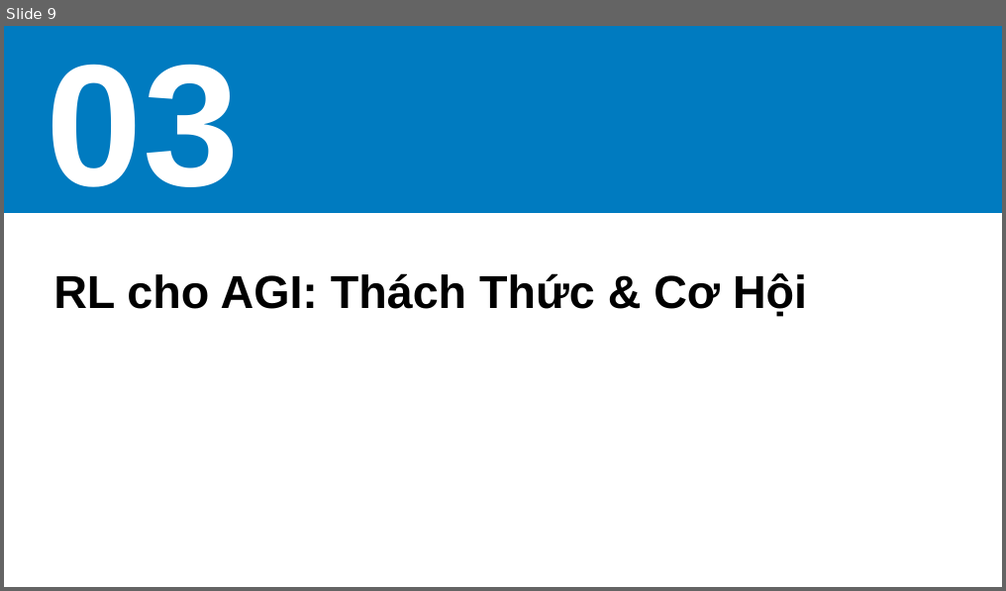
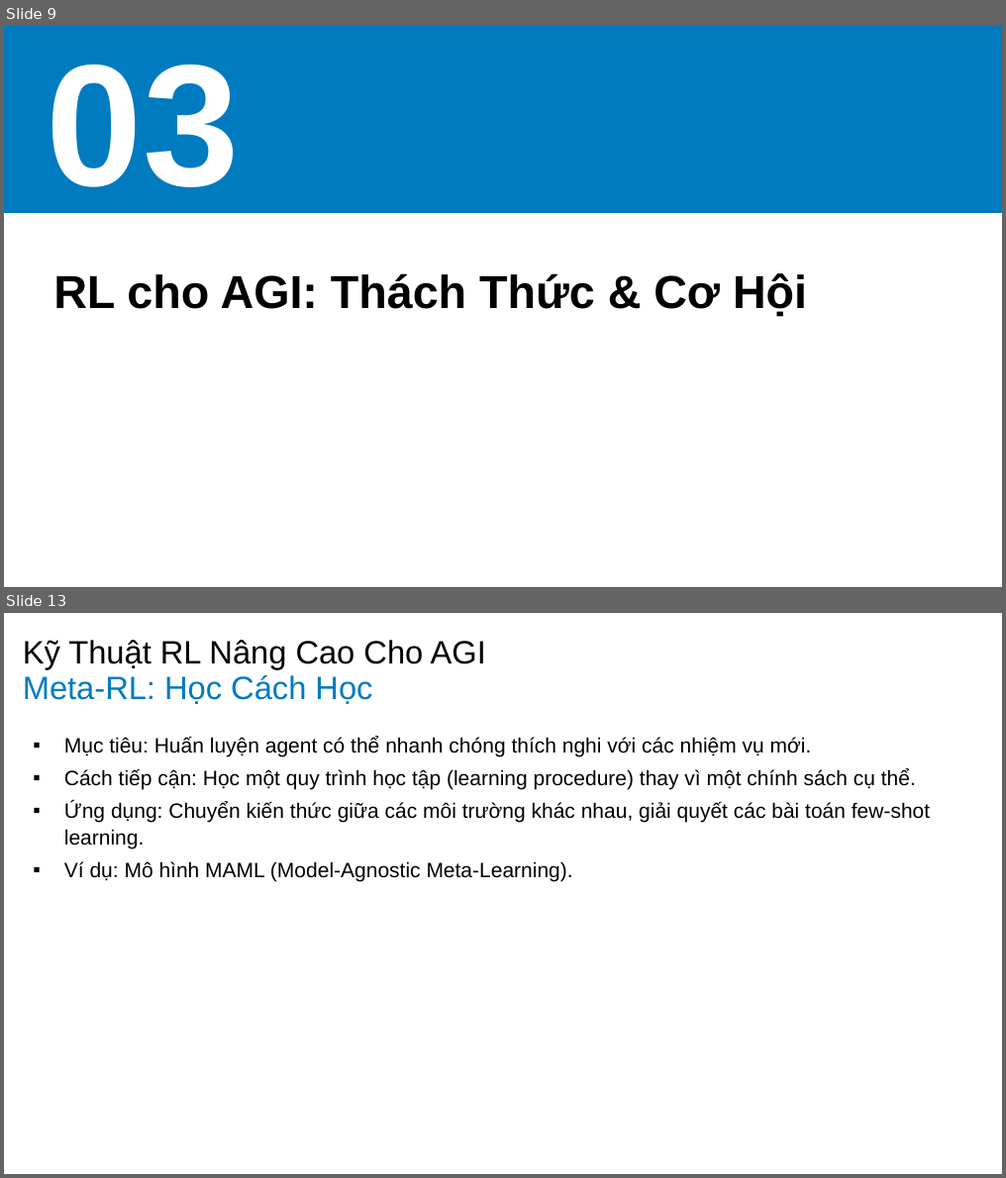
Before and after one commit to vantu-fit/SlideGenX, a slide deck: backend/src/final_slide.pptx. Shown one above the other, each under a label of ours: slide 9 before the commit, slides 9 and 13 after it; the slides between them are not shown. The pictures are 1006x591 and 1006x1178 pixels, drawn with LibreOffice and Linux fonts; fonts in the diff are those of the drawing; background and template pictures are left out. Boxes give left, top, right and bottom in pixels: in the first picture for what was removed or moved away, otherwise in the second. Text is boxed around its words. In the diff, an @@ line names an element or a change of style, - is before the commit and + after.

```diff
--- a/backend/src/final_slide.pptx
+++ b/backend/src/final_slide.pptx
@@ slide 13 added at (4, 613, 1002, 1174), background #FFFFFF @@
@@ text added at (23, 640, 486, 669), 28 pt, text #000000 @@
+Kỹ Thuật RL Nâng Cao Cho AGI
@@ title added at (23, 675, 372, 704), 28 pt, text #007BC0 @@
+Meta-RL: Học Cách Học
@@ text added at (64, 737, 930, 881), 18 pt, text #000000 @@
+▪ Mục tiêu: Huấn luyện agent có thể nhanh chóng thích nghi với các nhiệm vụ mới.
+▪ Cách tiếp cận: Học một quy trình học tập (learning procedure) thay vì một chính sách cụ thể.
+▪ Ứng dụng: Chuyển kiến thức giữa các môi trường khác nhau, giải quyết các bài toán few-shot learning.
+▪ Ví dụ: Mô hình MAML (Model-Agnostic Meta-Learning).
```
Also in this commit, not shown: 9 slides changed, 12 other slides added, 12 slides removed, 17 other files.
